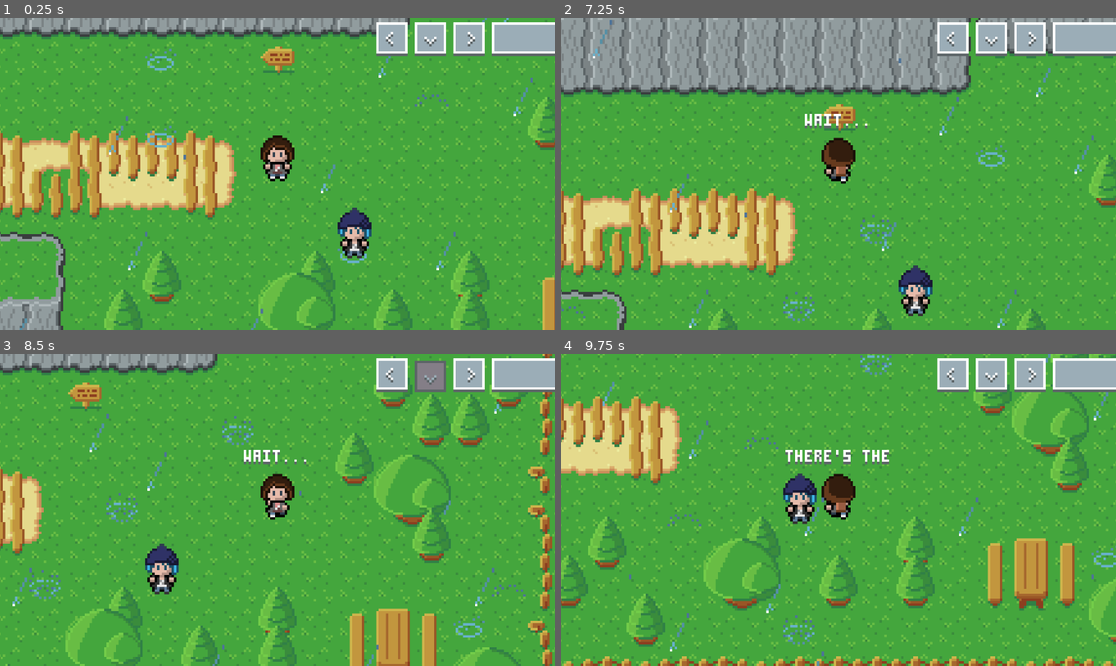
Above: before the commit, frames 1-4 (two rows, left to right).
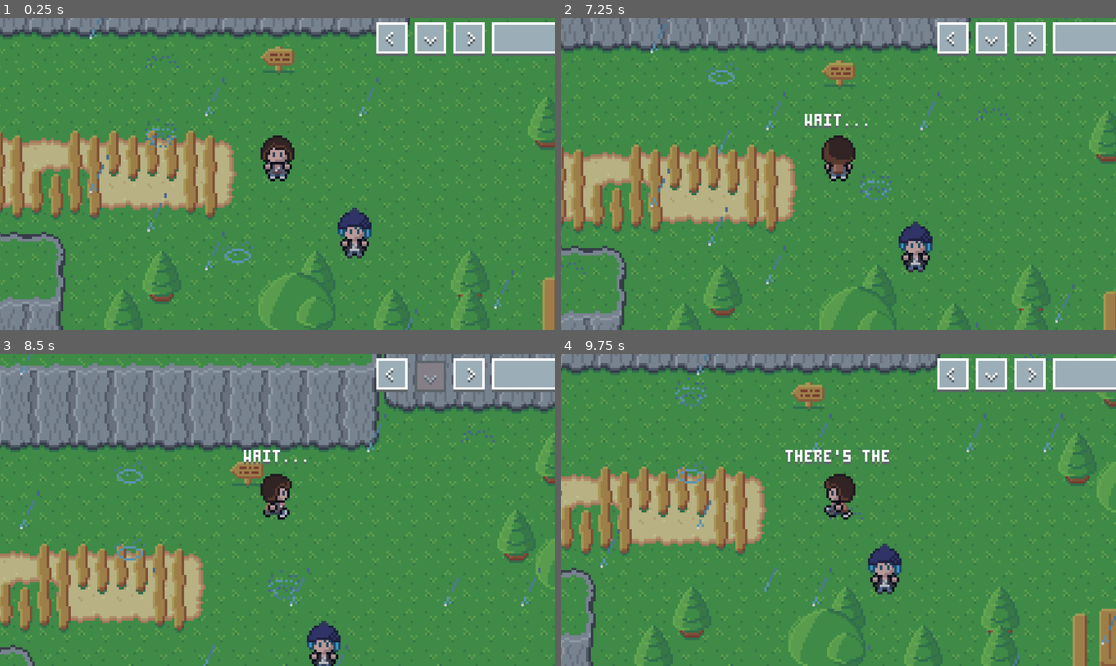
Above: after the commit, the same moments.

Repository: minkezhang/lis
Game: Godot game, scene res://scenes/level/level.tscn
Two runs of this game, one before a commit and one after it. Both use one fixed random seed, a clock stepped at 60 frames per second and the inputs below. The project has no main scene, so this scene is started directly.
Inputs:
- Up to frame 1 (0.25 s): no input
- Up to frame 2 (7.25 s): tap Enter (ui_accept) at 0.5, 0.77, 1.52, 3.02, 3.77, 4.52, 6.02, 6.77 s; hold Right (ui_right) 0.53-1.28 s; hold Down (ui_down) 1.28-2.03 s; hold Right (ui_right) 2.03-2.78 s; hold Up (ui_up) 2.78-3.53 s; hold Left (ui_left) 3.53-5.03 s; hold Down (ui_down) 5.03-5.78 s; hold Right (ui_right) 5.78-6.53 s; hold Up (ui_up) from 6.53 s (still down)
- Up to frame 3 (8.5 s): release Up (ui_up) at 7.28 s; hold Right (ui_right) 7.28-8.03 s; tap Enter (ui_accept) at 7.52 s; hold Down (ui_down) from 8.03 s (still down)
- Up to frame 4 (9.75 s): release Down (ui_down) at 8.78 s; hold Left (ui_left) 8.78-9.53 s; tap Enter (ui_accept) at 9.02 s; hold Up (ui_up) from 9.53 s (still down)

The runs differ from the first frame. In frame 1, 89% of the frame differs, in the area x 0-100%, y 0-100%; in frame 2, 87%; in frame 3, 89%; in frame 4, 86%.

Commit message:
Add night overlay

Diff:
--- a/scenes/level/level.gd
+++ b/scenes/level/level.gd
@@ -72,7 +72,7 @@
 		],
 	}
 
-	$Map/Characters/Max.speed = 10
+	$Map/Characters/Max.speed = 2
 
 	SignalBus.event_triggered.connect(_event_triggered_handler)
 	SignalBus.target_reached.connect(_target_reached_handler)
--- a/scenes/level/overworld/map/map.tscn
+++ b/scenes/level/overworld/map/map.tscn
@@ -1,7 +1,8 @@
-[gd_scene load_steps=14 format=3 uid="uid://b6mm4qr2d1cfx"]
+[gd_scene load_steps=15 format=3 uid="uid://b6mm4qr2d1cfx"]
 
 [ext_resource type="Script" path="res://scenes/level/overworld/map/map.gd" id="1_w0cgk"]
 [ext_resource type="Texture2D" uid="uid://c0holyctlv0og" path="res://scenes/level/overworld/map/assets/terrain.png" id="2_b4jic"]
+[ext_resource type="Script" path="res://scenes/level/overworld/map/night.gd" id="2_kbkmg"]
 [ext_resource type="Texture2D" uid="uid://byvngl2lcwemh" path="res://scenes/level/overworld/map/assets/rain.png" id="3_b8cwf"]
 [ext_resource type="PackedScene" uid="uid://di7d2i5j3myww" path="res://scenes/character/max/max.tscn" id="3_d146q"]
 [ext_resource type="Texture2D" uid="uid://crwd40pehy5rq" path="res://scenes/level/overworld/map/assets/pathing.png" id="4_vr8sl"]
@@ -318,6 +319,15 @@
 [node name="Map" type="Node2D"]
 script = ExtResource("1_w0cgk")
 
+[node name="Night" type="ColorRect" parent="."]
+z_index = 5
+offset_left = -8.0
+offset_top = -264.0
+offset_right = 920.0
+offset_bottom = 664.0
+color = Color(0.184314, 0.219608, 0.4, 0.25098)
+script = ExtResource("2_kbkmg")
+
 [node name="World" type="TileMap" parent="."]
 y_sort_enabled = true
 tile_set = SubResource("TileSet_6t5yh")
--- /dev/null
+++ b/scenes/level/overworld/map/night.gd
@@ -0,0 +1,14 @@
+extends ColorRect
+
+
+func _size_changed_handler():
+	pass
+
+# Called when the node enters the scene tree for the first time.
+func _ready():
+	pass # Replace with function body.
+
+
+# Called every frame. 'delta' is the elapsed time since the previous frame.
+func _process(delta):
+	pass
